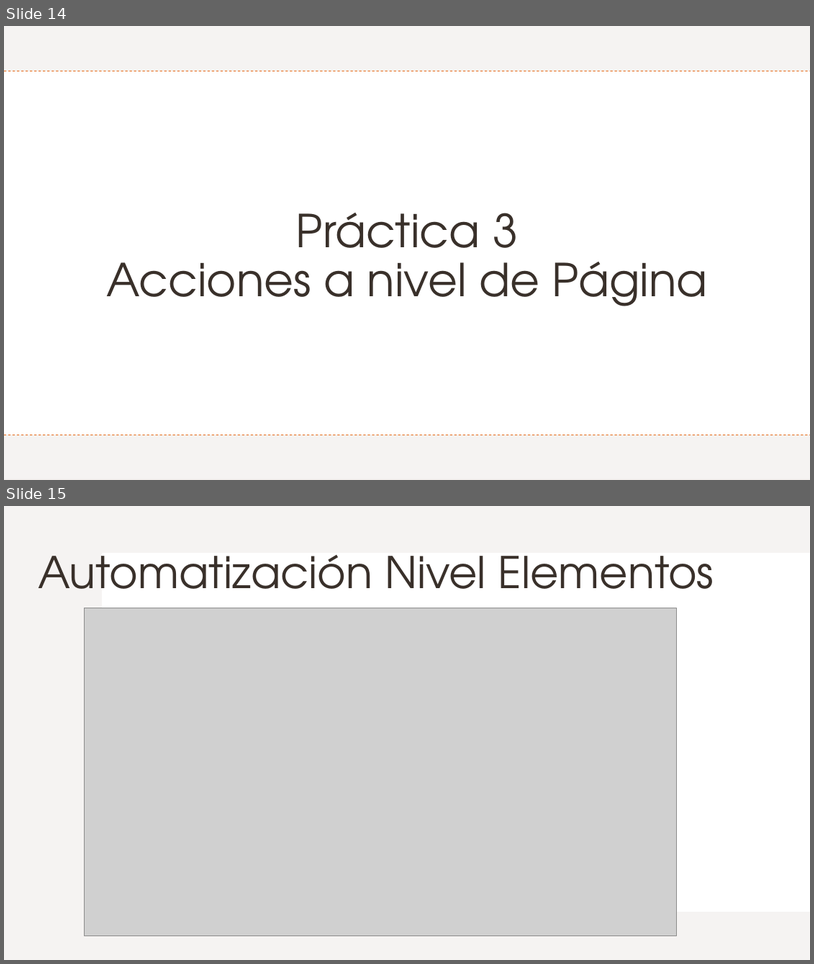
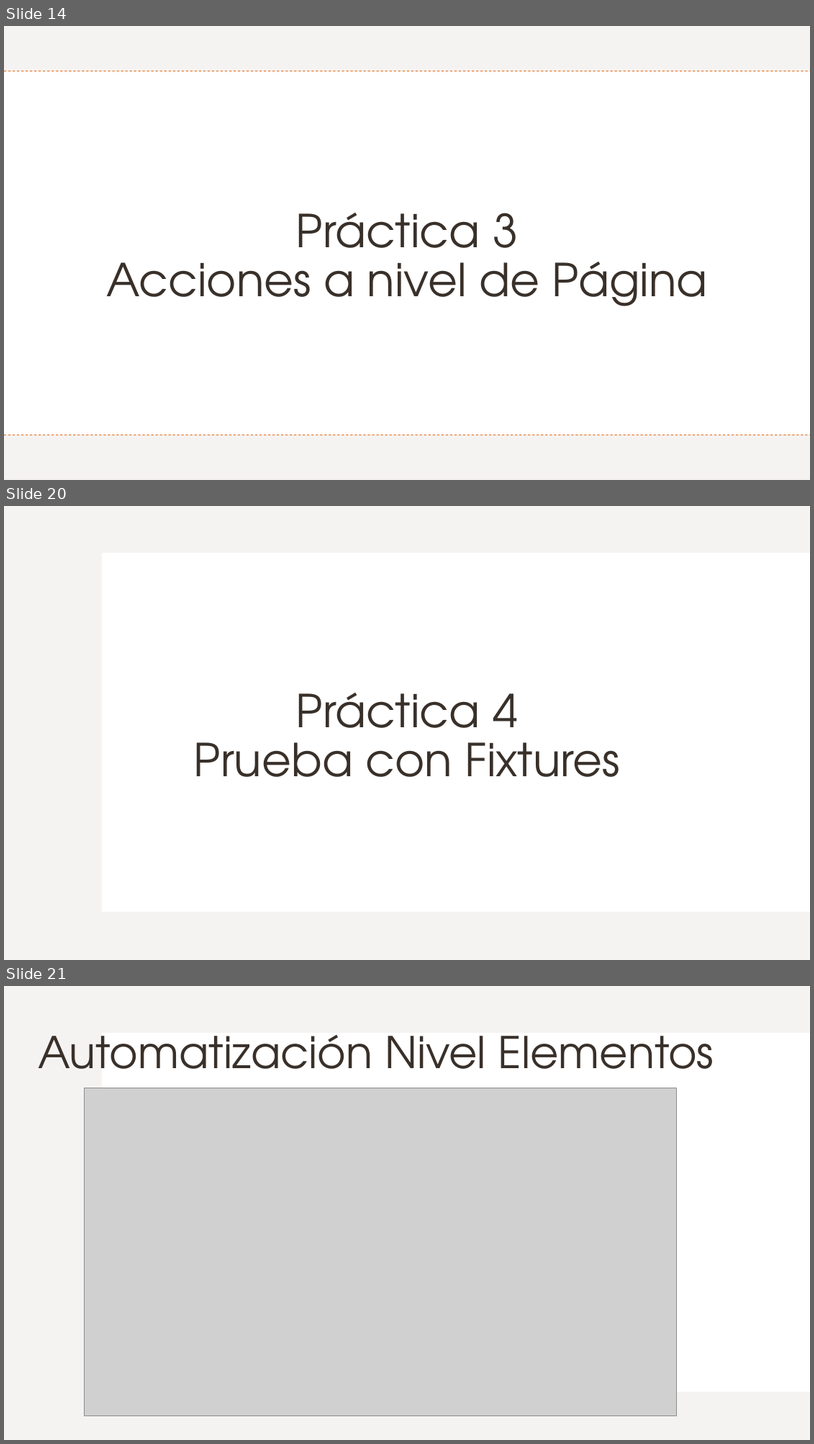
Before and after one commit to Charris1904/automation-qa-sessions, a slide deck: files/4. Selenium.pptx. Shown one above the other, each under a label of ours: slides 14 and 15 before the commit, slides 14, 20 and 21 after it; the slides between them are not shown. The pictures are 814x964 and 814x1444 pixels, drawn with LibreOffice and Linux fonts; fonts in the diff are those of the drawing; grey boxes stand for pictures. Boxes give left, top, right and bottom in pixels: in the first picture for what was removed or moved away, otherwise in the second. Text is boxed around its words. In the diff, an @@ line names an element or a change of style, - is before the commit and + after.

```diff
--- a/files/4. Selenium.pptx
+++ b/files/4. Selenium.pptx
@@ slide 20 added at (x1=4, y1=506, x2=810, y2=960), background #FFFFFF; not listed: 2 template elements that a slide beside it also shows @@
@@ title added at (x1=194, y1=692, x2=621, y2=777), 54 pt, text #39302A @@
+Práctica 4
+Prueba con Fixtures
@@ what was slide 15 is now slide 21 @@
```
Also in this commit, not shown: 1 slide changed, 5 other slides added.
